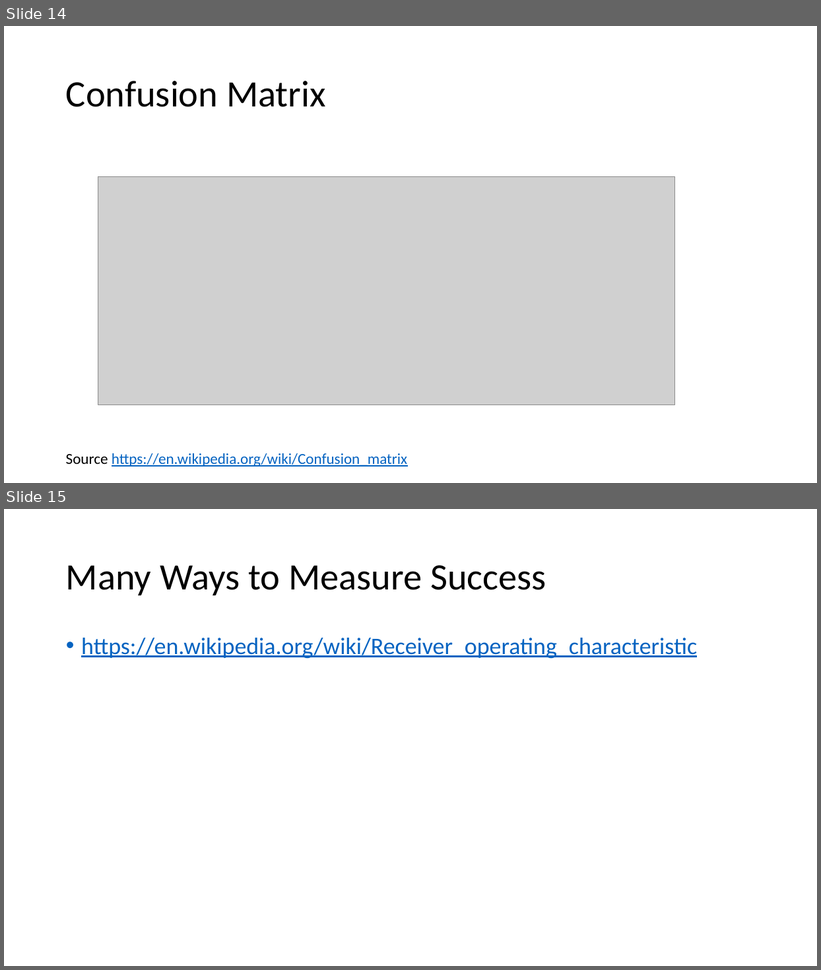
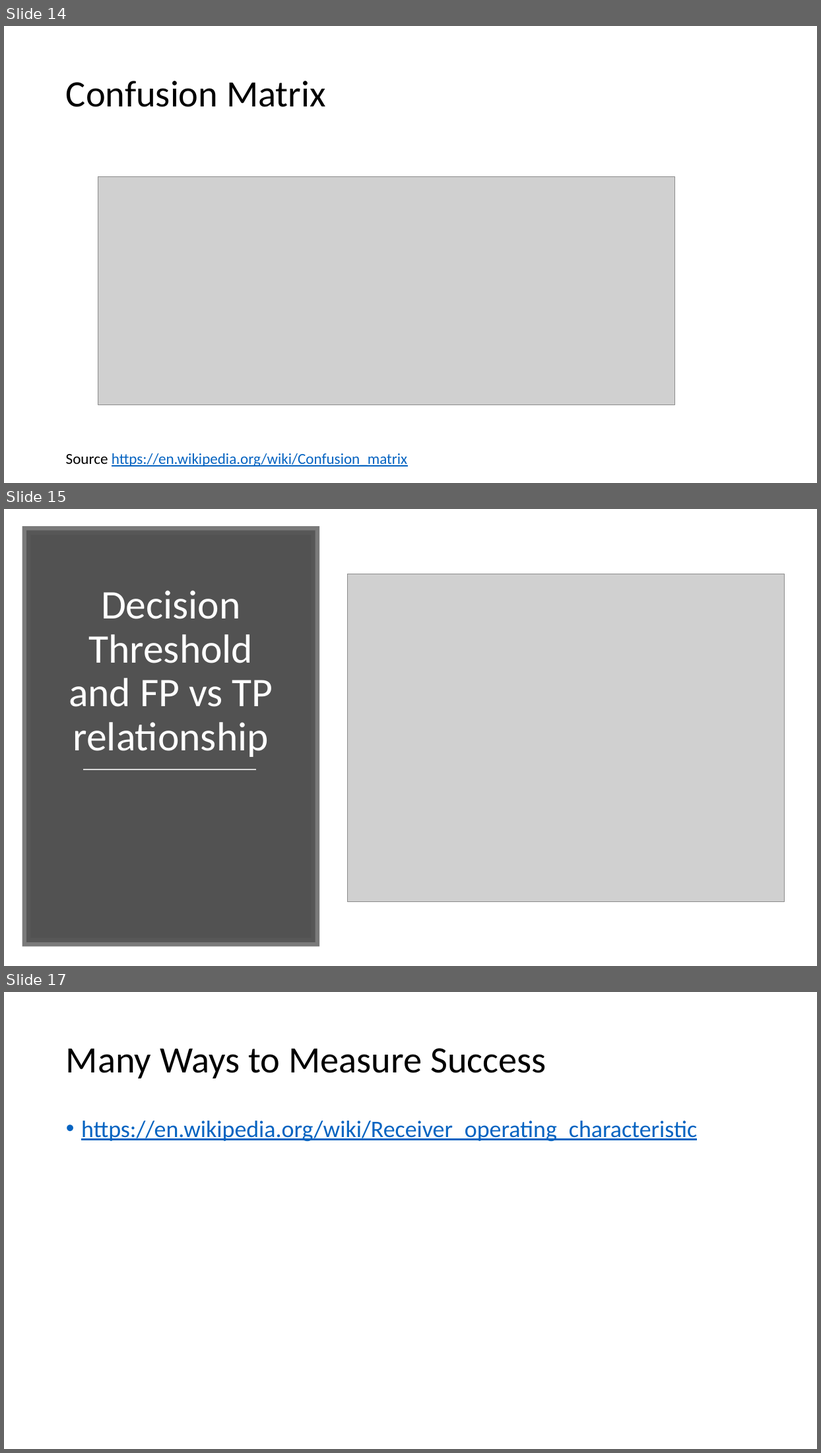
Before and after one commit to DataSciencePros/datascicon.tech, a slide deck: app/ModelEvaluation.pptx. Shown one above the other, each under a label of ours: slides 14 and 15 before the commit, slides 14, 15 and 17 after it; the slides between them are not shown. The pictures are 821x970 and 821x1453 pixels, drawn with LibreOffice and Linux fonts; fonts in the diff are those of the drawing; grey boxes stand for pictures. Boxes give left, top, right and bottom in pixels: in the first picture for what was removed or moved away, otherwise in the second. Text is boxed around its words. In the diff, an @@ line names an element or a change of style, - is before the commit and + after.

```diff
--- a/app/ModelEvaluation.pptx
+++ b/app/ModelEvaluation.pptx
@@ slide 15 added at <box>4,509,817,966</box>, background #FFFFFF @@
@@ rectangle added at <box>26,530,316,943</box>, fill #404040 at 90% opacity, outline #595959 10 pt @@
@@ picture added at <box>348,574,785,902</box> @@
@@ title added at <box>69,590,273,757</box>, 48 pt, text #FFFFFF @@
+Decision Threshold and FP vs TP relationship
@@ line added from (83, 770) to (256, 770), #D9D9D9 1.75 pt @@
@@ what was slide 15 is now slide 17 @@
```
Also in this commit, not shown: 1 other slide added.
